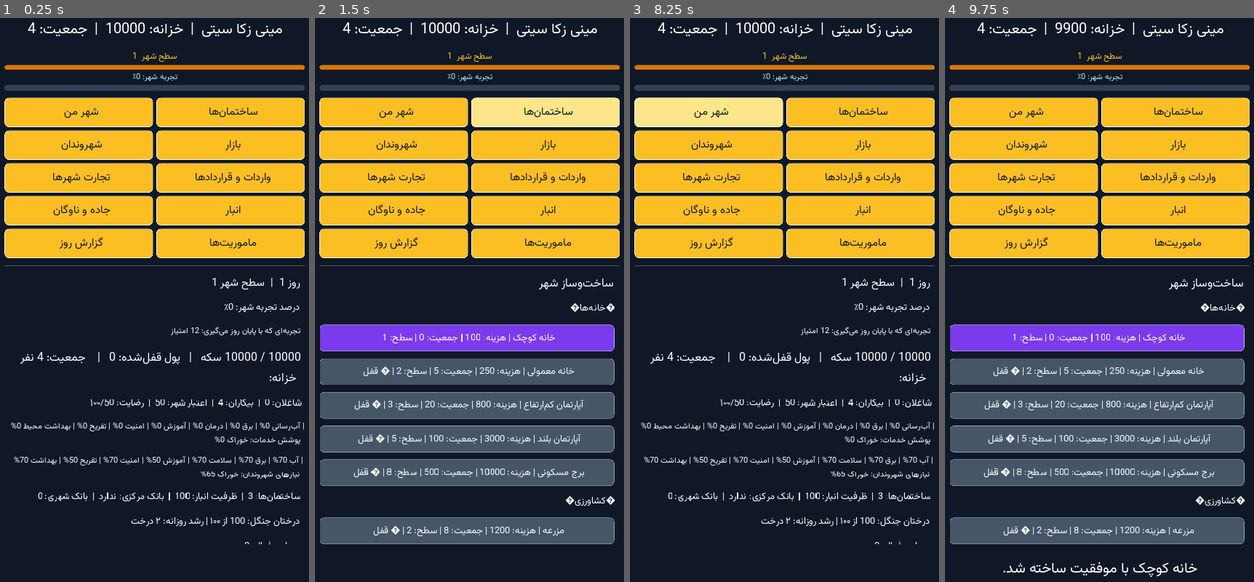
Above: before the commit, frames 1-4 (left to right).
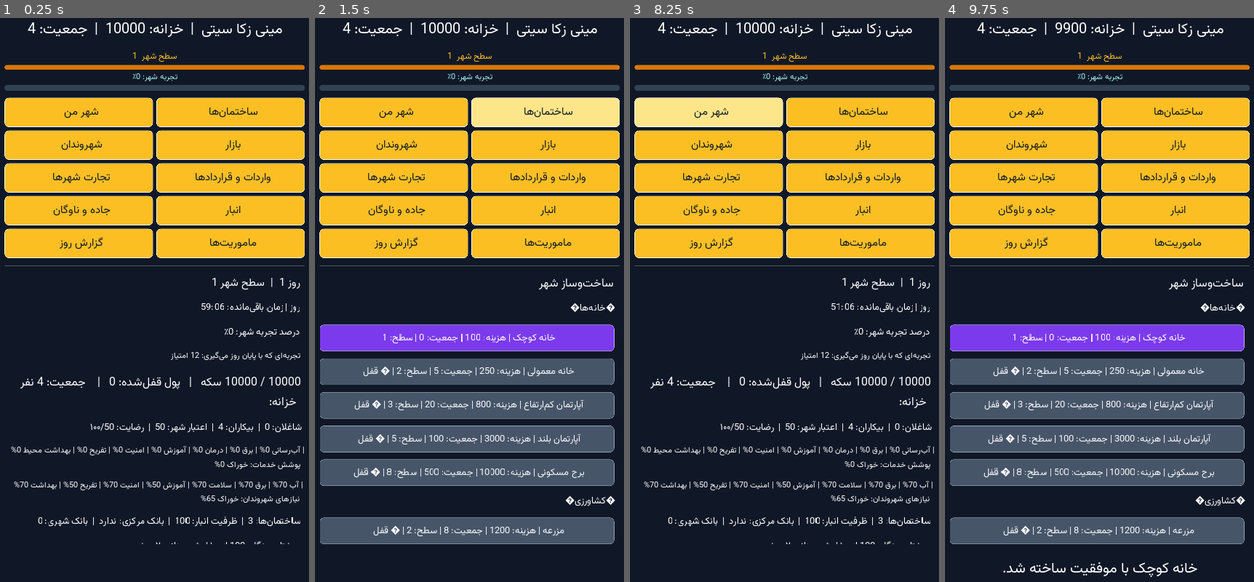
Above: after the commit, the same moments.

Repository: zekainstabot/mini-zeka-city
Game: Godot game, scene res://Main.tscn
Two runs of this game, one before a commit and one after it. Both use one fixed random seed, a clock stepped at 60 frames per second and the inputs below.
Inputs:
- Up to frame 1 (0.25 s): no input
- Up to frame 2 (1.5 s): click "ﻦﻣ ﺮﻬﺷ" at 0.5 s; click "ﺎﻫ‌ﻥﺎﻤﺘﺧﺎﺳ" at 1.25 s
- Up to frame 3 (8.25 s): click "ﻥﺍﺪﻧﻭﺮﻬﺷ" at 2 s; click "ﺭﺍﺯﺎﺑ" at 2.75 s; click "ﺎﻫﺮﻬﺷ ﺕﺭﺎﺠﺗ" at 3.5 s; click "ﺎﻫﺩﺍﺩﺭﺍﺮﻗ ﻭ ﺕﺍﺩﺭﺍﻭ" at 4.25 s; click "ﻥﺎﮔﻭﺎﻧ ﻭ ﻩﺩﺎﺟ" at 5 s; click "ﺭﺎﺒﻧﺍ" at 5.75 s; click "ﺯﻭﺭ ﺵﺭﺍﺰﮔ" at 6.5 s; click "ﺎﻫ‌ﺖﯾﺭﻮﻣﺎﻣ" at 7.25 s; click "ﻦﻣ ﺮﻬﺷ" at 8 s
- Up to frame 4 (9.75 s): click "ﺎﻫ‌ﻥﺎﻤﺘﺧﺎﺳ" at 8.75 s; click "1 :ﺢﻄﺳ | 0 :ﺖﯿﻌﻤﺟ | 100 :ﻪﻨﯾﺰ…" at 9.5 s

The runs differ from the first frame. In frame 1, 4.9% of the frame differs, in the area x 3-99%, y 50-94%; in frame 2, less than 0.1%; in frame 3, 4.9%; in frame 4, less than 0.1%.

Commit message:
Add day night cycle and offline day simulation

Diff:
--- a/scripts/Main.gd
+++ b/scripts/Main.gd
@@ -14,6 +14,44 @@
 var xp_progress_label = null
 var selected_home_building_id = ""
 var selected_demolish_quantity = 1
+var clock_cycle_seconds = 0.0
+var clock_label = null
+var clock_save_accumulator = 0.0
+
+func _process(delta):
+	if game == null:
+		return
+	clock_cycle_seconds += delta
+	clock_save_accumulator += delta
+	if clock_cycle_seconds >= 600.0:
+		clock_cycle_seconds -= 600.0
+		game.end_day()
+		game.state["clock_last_unix"] = OS.get_unix_time()
+		game.state["clock_cycle_seconds"] = int(clock_cycle_seconds)
+		if current_page == "home":
+			show_page("home")
+			_show_message("یک روز جدید در شهر آغاز شد.")
+	if clock_label != null and is_instance_valid(clock_label):
+		var remaining = max(0, int(600.0 - clock_cycle_seconds))
+		var phase = "روز" if clock_cycle_seconds < 420.0 else "شب"
+		var phase_remaining = int(420.0 - clock_cycle_seconds) if phase == "روز" else int(600.0 - clock_cycle_seconds)
+		clock_label.text = PersianText.reshaper("%s | زمان باقی‌مانده: %02d:%02d" % [phase, int(phase_remaining / 60), phase_remaining % 60])
+	if clock_save_accumulator >= 15.0:
+		clock_save_accumulator = 0.0
+		game.state["clock_last_unix"] = OS.get_unix_time()
+		game.state["clock_cycle_seconds"] = int(clock_cycle_seconds)
+		game.save_game()
+
+func _apply_offline_progress():
+	var now = OS.get_unix_time()
+	var last = int(game.state.get("clock_last_unix", now))
+	var elapsed = max(0, now - last)
+	var offline_days = min(10, int(floor(float(elapsed) / 3600.0)))
+	for day_index in range(offline_days):
+		game.end_day()
+	game.state["clock_last_unix"] = now
+	game.state["clock_cycle_seconds"] = int(game.state.get("clock_cycle_seconds", 0))
+	game.save_game()
 
 func _notification(what):
 	if what == MainLoop.NOTIFICATION_WM_QUIT_REQUEST and game != null:
@@ -25,6 +63,9 @@
 	if not game.load_game():
 		game.new_game()
 		game.save_game()
+	_apply_offline_progress()
+	clock_cycle_seconds = float(game.state.get("clock_cycle_seconds", 0))
+	set_process(true)
 	_build_ui()
 	show_page("home")
 
@@ -250,6 +291,7 @@
 	match page:
 		"home":
 			_add_label("روز %d  |  سطح شهر %d" % [s.day,s.level], 20)
+			clock_label = _add_label("روز | زمان باقی‌مانده: 07:00", 18)
 			_add_label("درصد تجربه شهر: %d٪" % int(clamp(float(s.xp) * 100.0 / float(max(1, game.get_xp_required_for_next_level())), 0.0, 100.0)),18)
 			_add_label("تجربه‌ای که با پایان روز می‌گیری: %d امتیاز" % game.get_daily_xp_gain(),15)
 			_add_label(" خزانه: %d / %d سکه   |   پول قفل‌شده: %d   |    جمعیت: %d نفر" % [s.money,game.get_treasury_capacity(),game.get_locked_money(),s.population], 22)
@@ -309,7 +351,6 @@
 			var home_economy = s.get("last_economy", {})
 			_add_label("آخرین تراز روزانه: %d سکه" % int(home_economy.get("net_cashflow",0)), 17)
 			_add_label("گزارش آخر:\n"+str(s.last_report), 16)
-			_add_button(" پایان روز و اجرای اقتصاد", self, "advance_day")
 			_add_button(" ذخیره شهر", self, "save_now")
 		"buildings":
 			_add_label("ساخت‌وساز شهر", 22)
@@ -619,6 +660,9 @@
 
 func advance_day():
 	var report = game.end_day()
+	game.state["clock_last_unix"] = OS.get_unix_time()
+	clock_cycle_seconds = 0.0
+	game.state["clock_cycle_seconds"] = 0
 	show_page("home")
 	_show_message(report)
 
